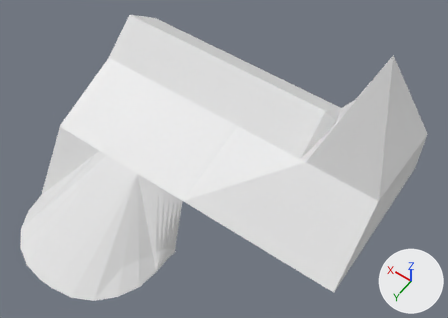
Two versions of the OBJ model example/from_model/upper_envelope/fitting2.obj, one commit apart.
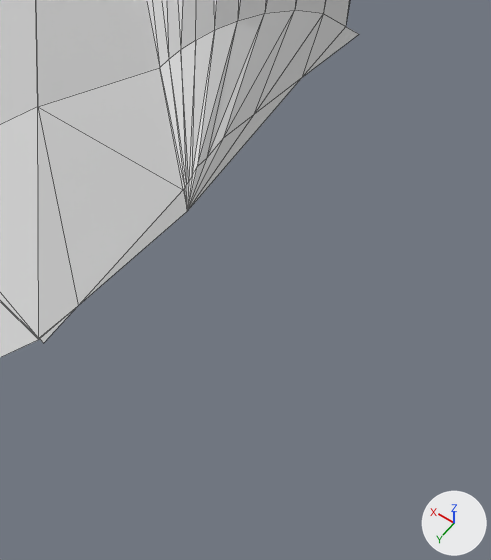
Each version is shown whole from a camera (50 mm lens) standing at (-3.77, 4.07, 7.02) and looking at (-1.23, 0.51, 1.43), then close up on the part from 30% to 43% of the width and 78% to 98% of the height. Arrows for +X, +Y and +Z are at lower right; the lights stay in place. The close-ups show mesh edges as thin lines. Where no turn or scale is listed for an object, it has been applied to the vertices.

Script lines for the objects in view, before the commit:
```python
me_fitting2 = bpy.data.meshes.new('fitting2')
me_fitting2.from_pydata(...)  # 117 vertices, 208 faces; spans x -3.01..1.0, y -0.98..2.52, z 0.13..3.02
ob_fitting2 = bpy.data.objects.new('fitting2', me_fitting2)
ob_fitting2.location = (0.0, 0.0, 0.0)
```
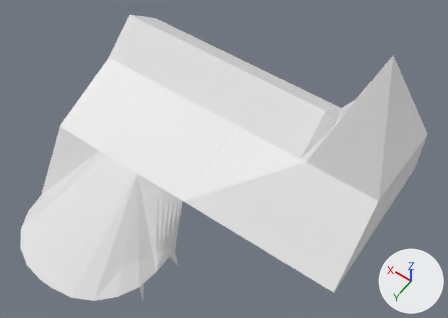
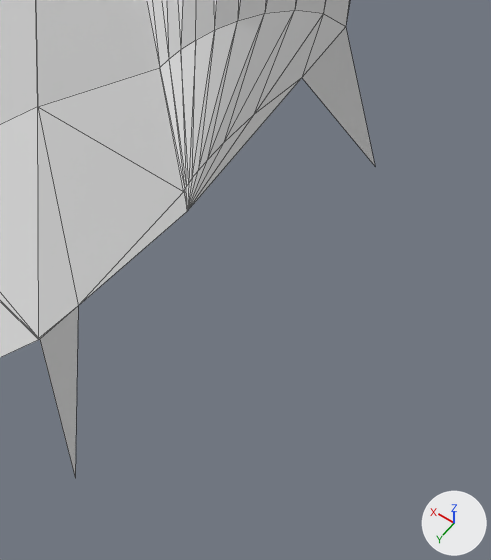
Edits to the scene script, one JSON object a line:
```json
{"block": "me_fitting2", "where": "me_fitting2.from_pydata(...)  # 117 vertices, 208 faces; spans x -3.01..1.0, y -0.98..2.52, z 0.13..3.02"}
{"block": "me_fitting2", "where": "# used by ob_fitting2; location = (0.0, 0.0, 0.0)"}
{"block": "me_fitting2", "change": "me_fitting2 part 1"}
{"op": "set", "path": "me_fitting2.vertices[76].co", "old": "(-0.99, 1.57, 0.21)", "new": "(-0.99, 1.57, 0.19)", "note": "pixel (197, 166) -> pixel (198, 170)"}
{"op": "set", "path": "me_fitting2.vertices[77].co", "old": "(-0.99, 1.52, 0.21)", "new": "(-0.99, 1.52, 0.2)", "note": "pixel (223, 137) -> pixel (224, 142)"}
{"op": "set", "path": "me_fitting2.vertices[115].co", "old": "(-0.96, 1.89, 0.15)", "new": "(-0.96, 1.89, -0.29)", "note": "pixel (43, 343) -> not seen"}
{"op": "set", "path": "me_fitting2.vertices[116].co", "old": "(-1.01, 1.23, 0.13)", "new": "(-1.01, 1.23, -0.28)", "note": "pixel (359, 34) -> pixel (375, 166)"}
```

Changed parts and their boxes (x1, y1, x2, y2) in the close-ups (491 x 560 px; the box of a moved part takes in the faces that stretch with it):
```json
{"object": "fitting2", "change": "reshaped", "before": [0, 0, 359, 357], "after": [0, 0, 375, 475]}
{"part": 1, "of": "me_fitting2", "change": "moved or reshaped", "before": [40, 10, 359, 343], "after": [40, 10, 375, 475]}
```
